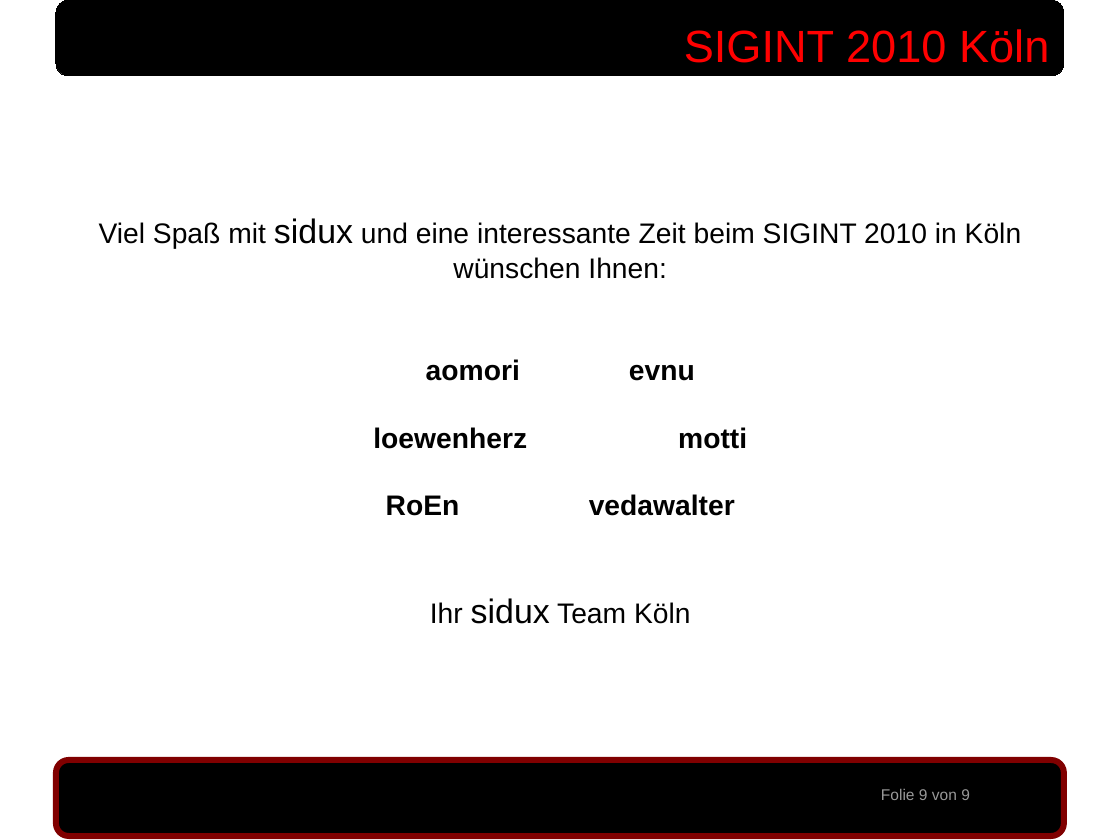
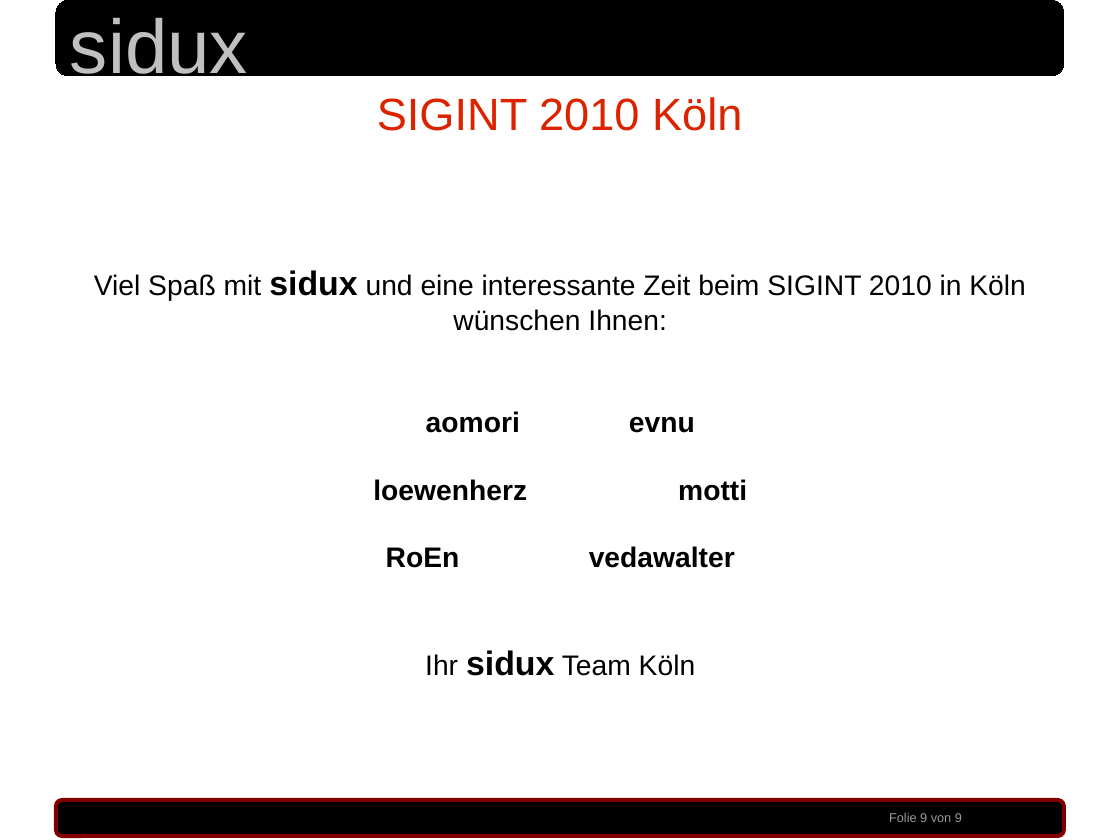
Before and after one commit to sidux-ev/praesentation, a slide deck: slide 9 of bin/sigint2010_koeln.odp. Drawn at 1120x840 pixels with LibreOffice and Linux fonts; fonts in the diff are those of the drawing; background and template pictures are left out. Boxes give left, top, right and bottom in pixels: in the first picture for what was removed or moved away, otherwise in the second. Text is boxed around its words. In the diff, an @@ line names an element or a change of style, - is before the commit and + after.

Commit message:
v0.5 odp und pdf (aenderung layout)

```diff
--- a/bin/sigint2010_koeln.odp
+++ b/bin/sigint2010_koeln.odp
@@ text added at [70,17,248,87], 54 pt, text #C0C0C0 @@
+sidux
@@ text "SIGINT 2010 Köln": place and size @@
-text "SIGINT 2010 Köln" at [684,29,1049,63]
+text "SIGINT 2010 Köln" at [377,97,742,131]
@@ text "SIGINT 2010 Köln" at [377,97,742,131]: text colour #FF0000 to #DC2300; alignment right to centre @@
@@ text "Viel Spaß mit sidux und ...": place and size @@
-text "Viel Spaß mit sidux und ..." at [99,218,1022,624]
+text "Viel Spaß mit sidux und ..." at [94,270,1026,676]
@@ text at [94,270,1026,676]: bold on in "sidux", "sidux" @@
@@ rounded rectangle: place and size @@
-rounded rectangle at [56,760,1064,836]
+rounded rectangle at [56,800,1064,835]
@@ rounded rectangle at [56,800,1064,835]: outline #800000 4.25 pt to #800000 2.83 pt @@
@@ text: place and size @@
-text at [881,789,970,800]
+text at [889,813,962,822]
@@ text at [889,813,962,822]: size 11 to 9 pt @@
```
Also in this commit, not shown: 8 other slides changed, 2 other files.
